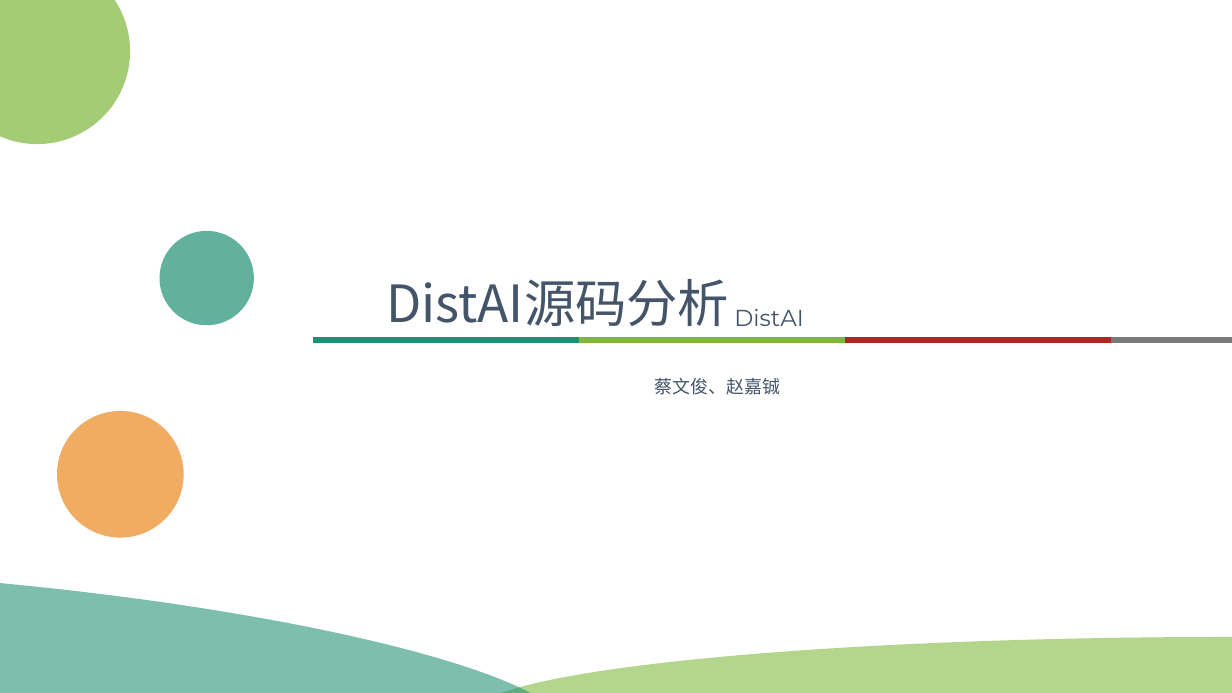
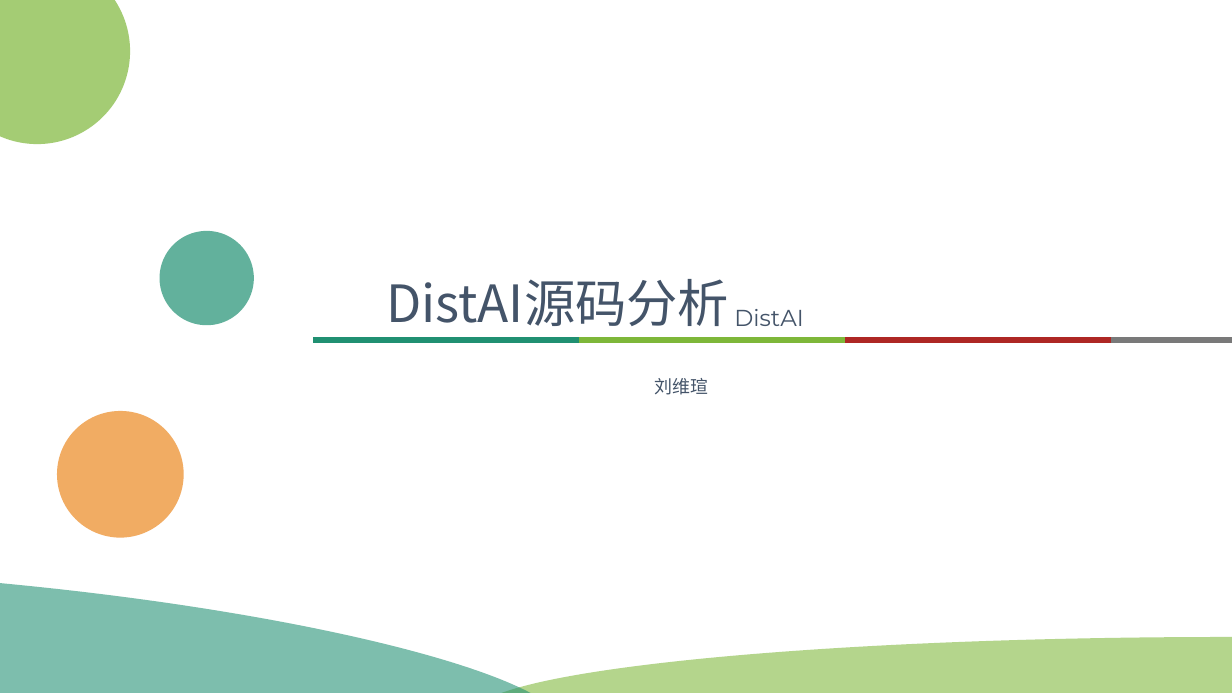
Before and after one commit to hengxin/dist-ai, a slide deck: slide 1 of reports/2-20220401-DistAI 源码结构分析.pptx. Drawn at 1232x693 pixels with LibreOffice and Linux fonts; fonts in the diff are those of the drawing. Boxes give left, top, right and bottom in pixels: in the first picture for what was removed or moved away, otherwise in the second. Text is boxed around its words. In the diff, an @@ line names an element or a change of style, - is before the commit and + after.

```diff
--- a/reports/2-20220401-DistAI 源码结构分析.pptx
+++ b/reports/2-20220401-DistAI 源码结构分析.pptx
@@ text in free at (654,378,708,395): text changed @@
-蔡文俊、赵嘉铖
+刘维瑄
```
Also in this commit, not shown: 15 other files.
